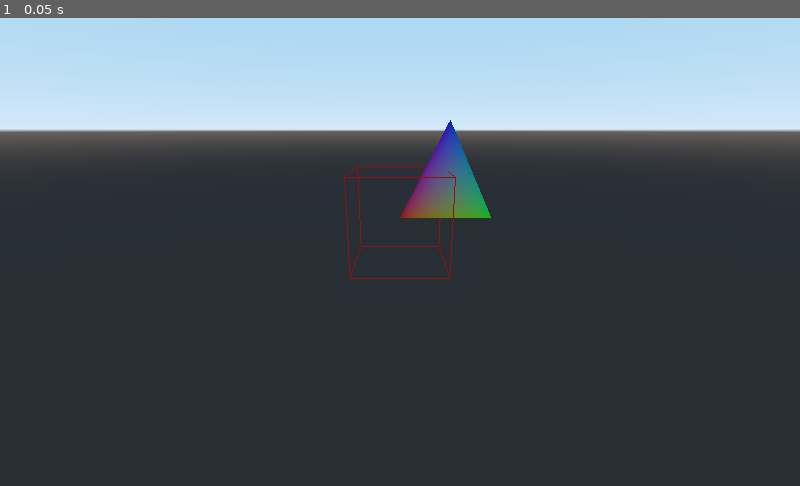
Above: before the commit, frame 1.
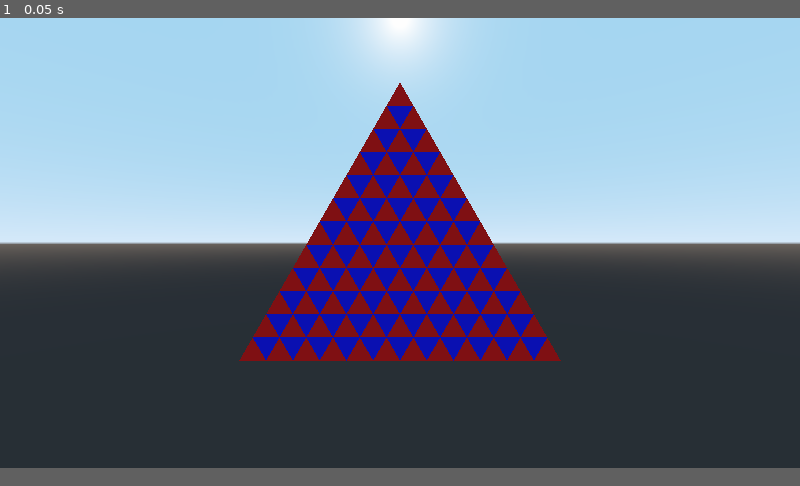
Above: after the commit, the same moment.

Repository: TomiMantyla/sphere
Game: Godot game, scene res://Cube-scene.tscn
Same seed, same stepped clock (60 frames per second), same inputs: the game is played once before the commit and once after it.
Inputs:
- Up to frame 1 (0.05 s): no input
In our replay, the window is 800x468 before the commit and 800x450 after it. These sizes can differ from the game's own. Grey fills any space a smaller window leaves; there, only what the larger window draws over its background counts as a difference.

The runs differ from the first frame. In frame 1, 44% of the frame differs, in the area x 0-100%, y 0-74%.

Commit message:
Tesselaatio toimii!

Diff:
--- a/Cube-scene.tscn
+++ b/Cube-scene.tscn
@@ -12,23 +12,26 @@
 vertex_color_use_as_albedo = true
 params_cull_mode = 2
 
+[sub_resource type="SpatialMaterial" id=3]
+vertex_color_use_as_albedo = true
+
 [node name="Spatial" type="Spatial"]
 
 [node name="Camera" type="Camera" parent="."]
-transform = Transform( 1, 0, 0, 0, 0.939693, 0.34202, 0, -0.34202, 0.939693, 0, 1.80031, 7.12061 )
-
-[node name="DirectionalLight" type="DirectionalLight" parent="."]
-transform = Transform( 0.99911, 0.0421721, -8.14182e-10, -0.00191011, 0.0452529, 0.998974, 0.0421288, -0.998085, 0.0452932, 0, 10.4417, 0.798182 )
+transform = Transform( 1, 0, 0, 0, 1, 0, 0, 0, 1, 0, -0.5, 1 )
 
 [node name="Cube" type="MeshInstance" parent="."]
+visible = false
 material_override = SubResource( 1 )
 script = ExtResource( 1 )
 
 [node name="Triangle" type="MeshInstance" parent="."]
+visible = false
 material_override = SubResource( 2 )
 skeleton = NodePath("")
 script = ExtResource( 2 )
 
 [node name="TriangleTesselation" type="MeshInstance" parent="."]
+material_override = SubResource( 3 )
 script = ExtResource( 3 )
-freq = 3
+freq = 12
--- a/TriangleTesselation.gd
+++ b/TriangleTesselation.gd
@@ -6,6 +6,7 @@
 export(Vector3) var start_point = Vector3(0,0,0)
 
 var vertices = []
+var st = SurfaceTool.new()
 
 const hcoff = 0.86602540378
 
@@ -24,15 +25,42 @@
 	return([left,right])
 	pass
 
+func meshify():
+	st.begin(Mesh.PRIMITIVE_TRIANGLES)
+	st.add_color(Color(0, 1, 0, 1));
+	var f = freq+1
+	for i in range(f):
+		for j in range(i+1):
+			#Ensin ylöspäin osoittavat kolmiot
+			if vertices[i+1][j]!=null: #Tämän pitäis rittää... ehkä voisi tehdä myös indekseillä?
+				st.add_color(Color(1, 0, 0, 1));
+				st.add_vertex(vertices[i][j])
+				st.add_vertex(vertices[i+1][j+1])
+				st.add_vertex(vertices[i+1][j])
+			#Sitten alaspäin osoittavat kolmiot
+			if i<freq && vertices[i][j+1]!=null: #Niin tämänkin...
+				st.add_color(Color.blue)
+				st.add_vertex(vertices[i][j])
+				st.add_vertex(vertices[i][j+1])
+				st.add_vertex(vertices[i+1][j+1])
+	mesh = st.commit()
+
+
 func _ready():
 
 	#print(vertex_at(0,2))
 
-	var top = Vector3(0.5*side_length, hcoff*side_length, 0.0)
-	var adj = Vector3(side_length, 0.0, 0.0)
+	#var top = Vector3(0.5*side_length, hcoff*side_length, 0.0)
+	#var adj = Vector3(side_length, 0.0, 0.0)
 
-	var t_top = top/freq
-	var t_adj = adj/freq
+	var down = Vector3(-0.5*side_length, -1.0*hcoff*side_length, 0.0)
+	var right = Vector3(side_length, 0.0, 0.0)
+
+	#var t_top = top/freq
+	#var t_adj = adj/freq
+
+	var t_down = down/freq
+	var t_right = right/freq
 
 	var f = freq+1
 	print(freq)
@@ -47,9 +75,10 @@
 		#print(i)
 		for j in range(i+1):
 			#print("    "+str(j))
-			vertices[i][j]=(j*t_adj + i*t_top)
+			vertices[i][j]=(i*t_down + j*t_right)
 	#print(vertices)
 	for i in range(f+1):
 		for j in range(i+1):
 			print(str(i)+","+str(j)+"   "+str(up_neighbours(i,j))+"   "+str(down_neighbours(i,j)))
 		#print(vertices[i])
+	meshify()
--- a/project.godot
+++ b/project.godot
@@ -19,6 +19,11 @@
 run/main_scene="res://Cube-scene.tscn"
 config/icon="res://icon.png"
 
+[display]
+
+window/size/width=1280
+window/size/height=720
+
 [rendering]
 
 environment/default_environment="res://default_env.tres"
Not shown: 1 places in Cube-scene.tscn that only renumber resources
